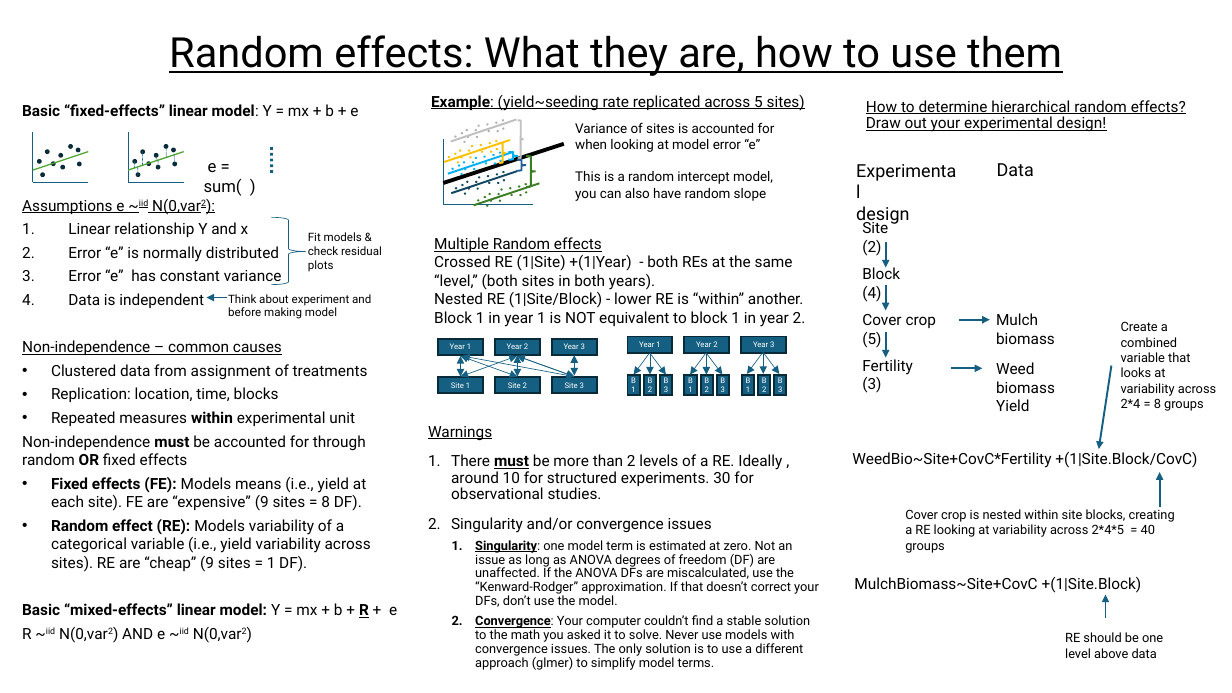
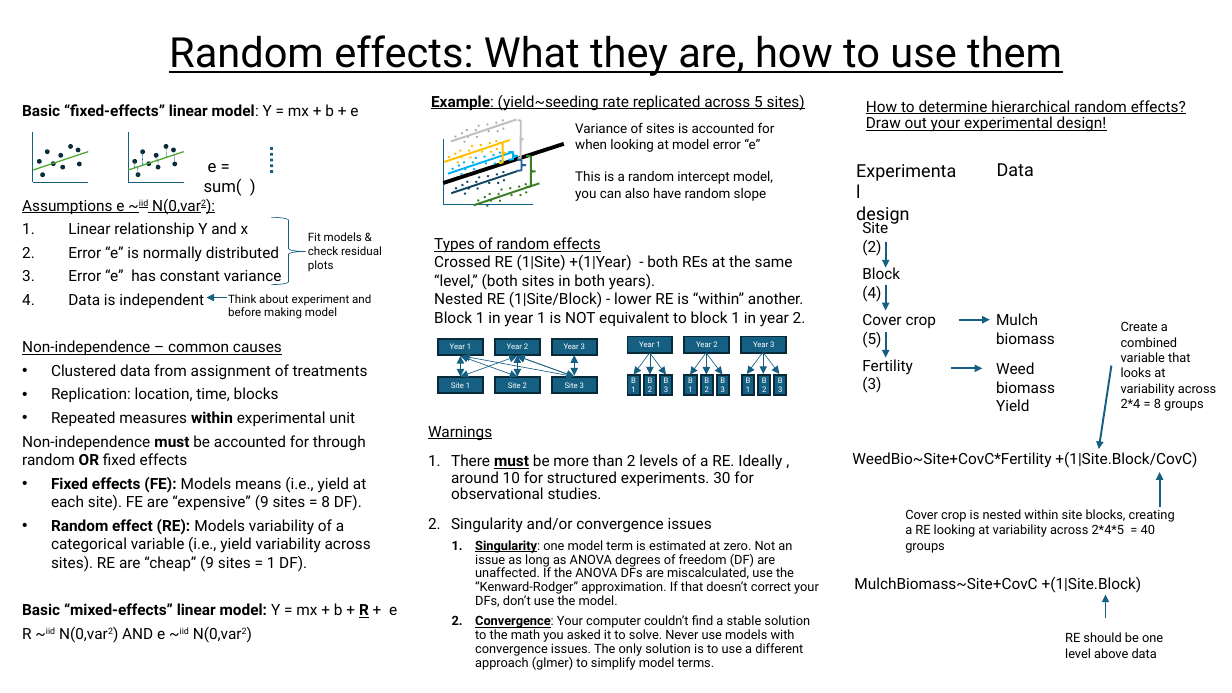
Before and after one commit to UrielMenalled/Workshop_RandomEffects, a slide deck: slide 1 of TalkOverview.pptx. Drawn at 1232x693 pixels with LibreOffice and Linux fonts; fonts in the diff are those of the drawing. Boxes give left, top, right and bottom in pixels: in the first picture for what was removed or moved away, otherwise in the second. Text is boxed around its words. In the diff, an @@ line names an element or a change of style, - is before the commit and + after.

Commit message:
Updated talk

```diff
--- a/TalkOverview.pptx
+++ b/TalkOverview.pptx
@@ text at box(434, 237, 601, 253): text changed @@
-Multiple Random effects
+Types of random effects
```
